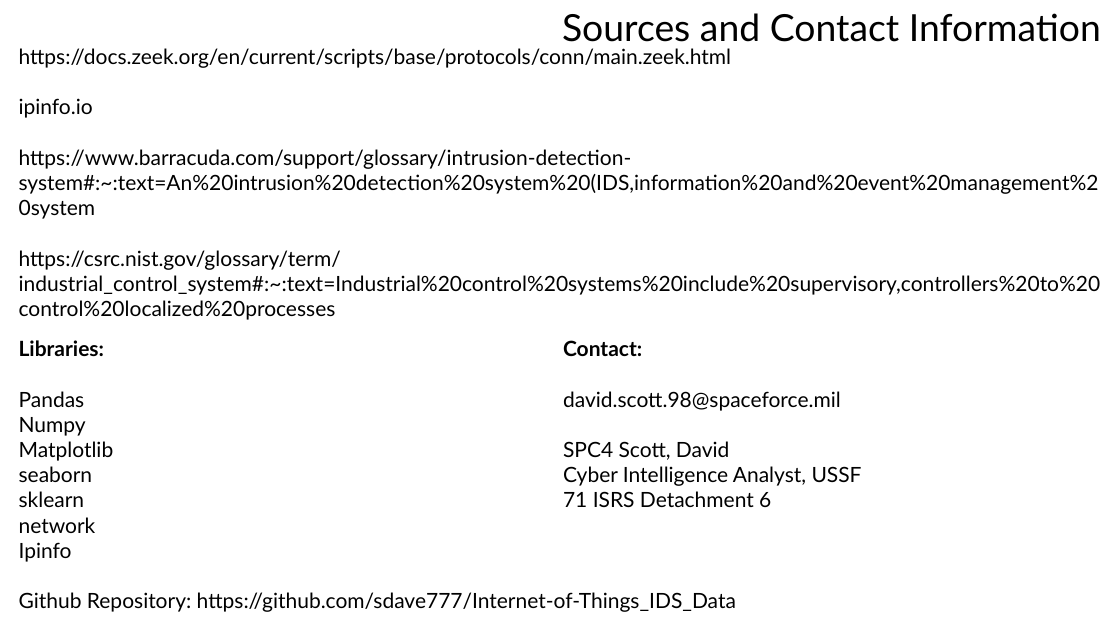
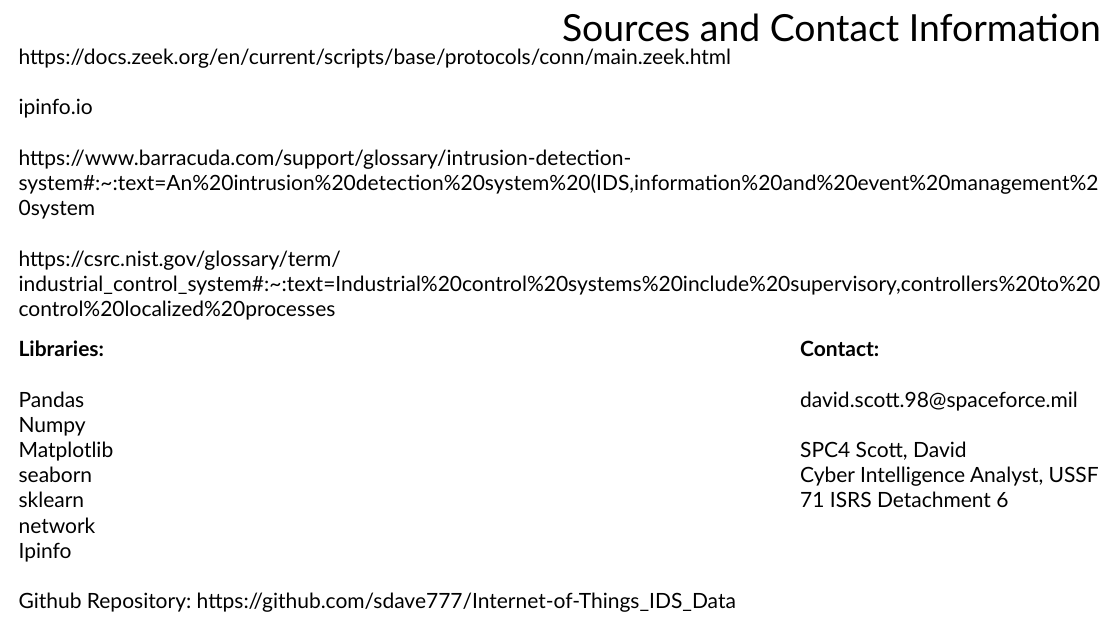
Before and after one commit to sdave777/Internet-of-Things_IDS_Data, a slide deck: slide 18 of Presentation.pptx. Drawn at 1120x630 pixels with LibreOffice and Linux fonts; fonts in the diff are those of the drawing; background and template pictures are left out. Boxes give left, top, right and bottom in pixels: in the first picture for what was removed or moved away, otherwise in the second. Text is boxed around its words. In the diff, an @@ line names an element or a change of style, - is before the commit and + after.

```diff
--- a/Presentation.pptx
+++ b/Presentation.pptx
@@ text "Contact:": place and size @@
-text "Contact:" at box(563, 340, 862, 507)
+text "Contact:" at box(800, 340, 1099, 507)
```
Also in this commit, not shown: 2 other slides changed.
